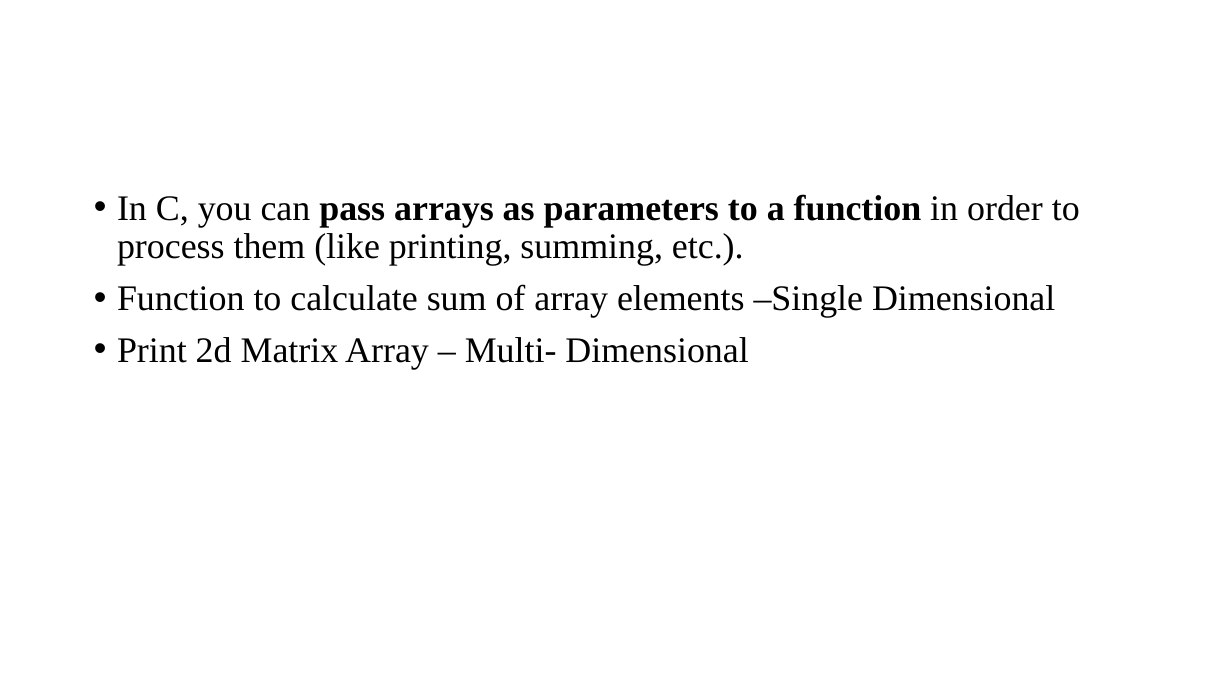
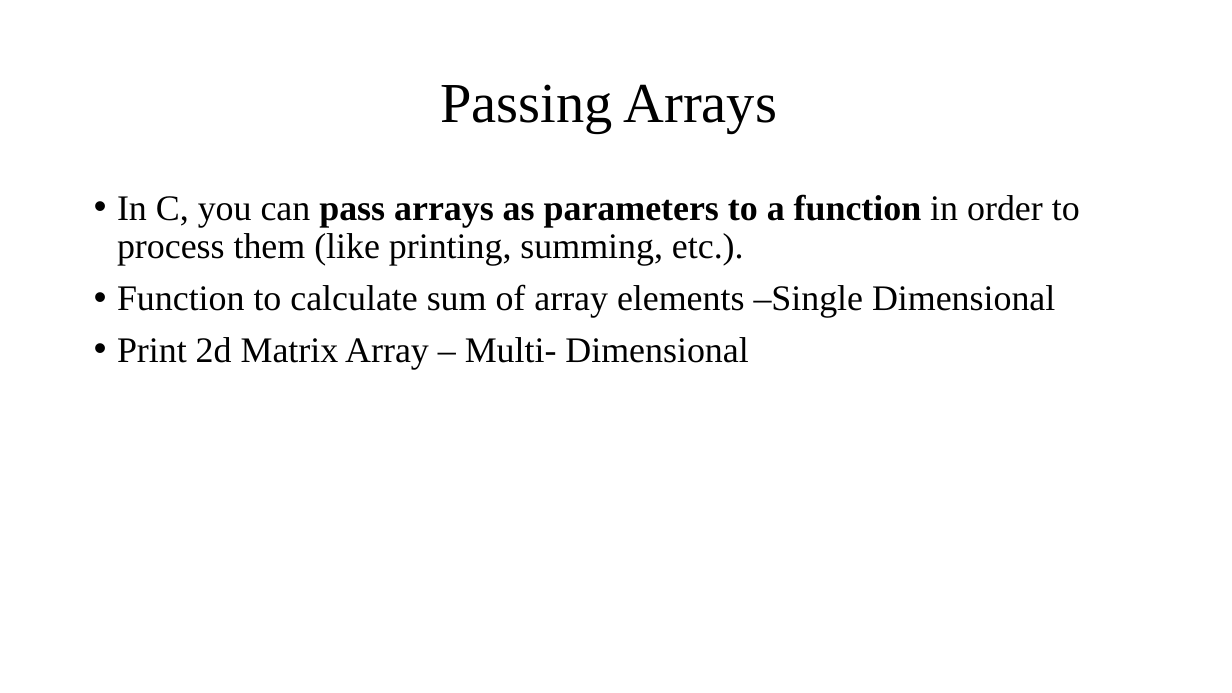
Before and after one commit to Anugrahashaju/S3_Programming_In_C, a slide deck: slide 19 of THEORY/MODULE_2/MODULE2.pptx. Drawn at 1232x693 pixels with LibreOffice and Linux fonts; fonts in the diff are those of the drawing. Boxes give left, top, right and bottom in pixels: in the first picture for what was removed or moved away, otherwise in the second. Text is boxed around its words. In the diff, an @@ line names an element or a change of style, - is before the commit and + after.

```diff
--- a/THEORY/MODULE_2/MODULE2.pptx
+++ b/THEORY/MODULE_2/MODULE2.pptx
@@ title added at [440, 84, 778, 133], 44 pt, text #000000 @@
+Passing Arrays
```
Also in this commit, not shown: 1 other slide changed, 2 slides added, 7 other files.
